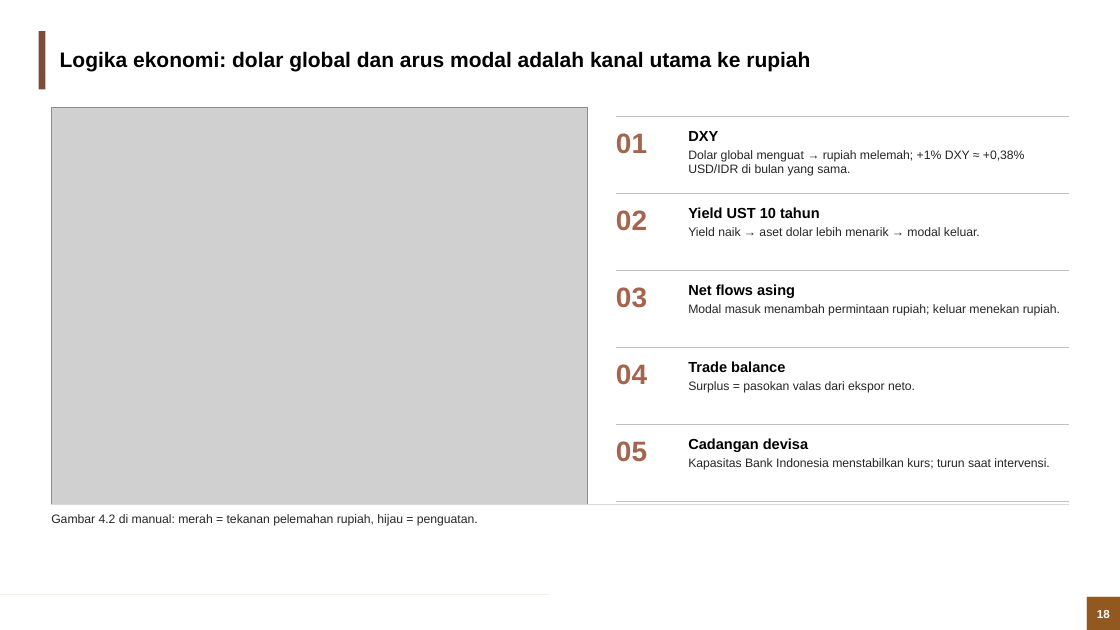
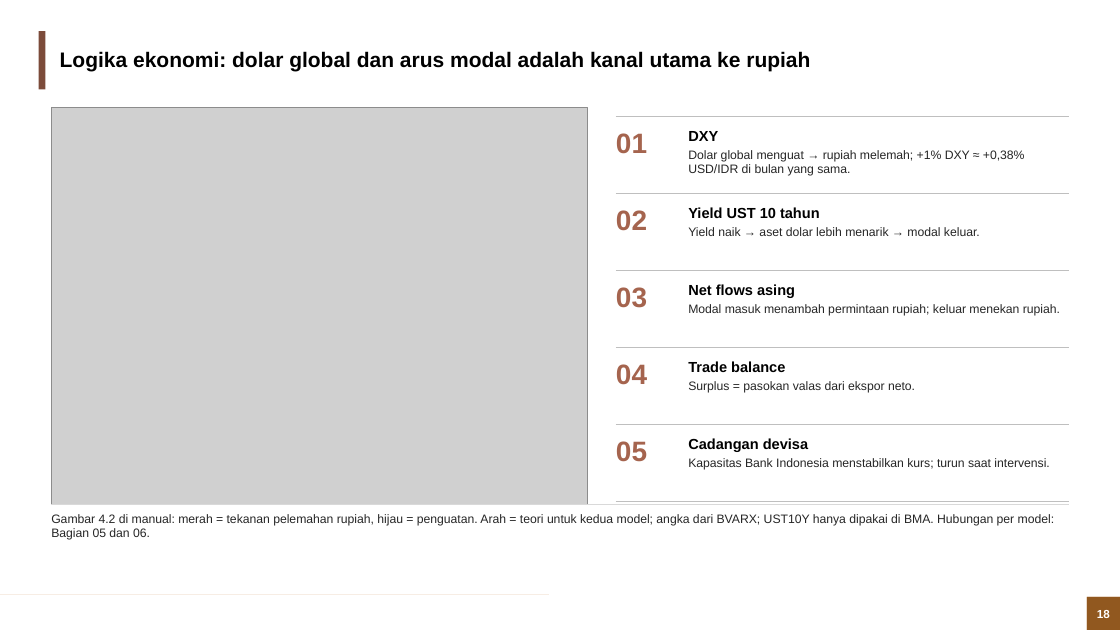
Before and after one commit to muhamadhaikal128/Simulasi-Rupiah, a slide deck: slide 18 of output/Simulasi_Rupiah_BMA_BVARX.pptx. Drawn at 1120x630 pixels with LibreOffice and Linux fonts; fonts in the diff are those of the drawing; grey boxes stand for pictures; background and template pictures are left out. Boxes give left, top, right and bottom in pixels: in the first picture for what was removed or moved away, otherwise in the second. Text is boxed around its words. In the diff, an @@ line names an element or a change of style, - is before the commit and + after.

Commit message:
Deck: variable-relationship slides for BMA and BVARX; ds wording

```diff
--- a/output/Simulasi_Rupiah_BMA_BVARX.pptx
+++ b/output/Simulasi_Rupiah_BMA_BVARX.pptx
@@ text at (51, 514, 1055, 540): text changed @@
-Gambar 4.2 di manual: merah = tekanan pelemahan rupiah, hijau = penguatan.
+Gambar 4.2 di manual: merah = tekanan pelemahan rupiah, hijau = penguatan. Arah = teori untuk kedua model; angka dari BVARX; UST10Y hanya dipakai di BMA. Hubungan per model: Bagian 05 dan 06.
```
Also in this commit, not shown: 8 other slides changed, 2 slides added.
